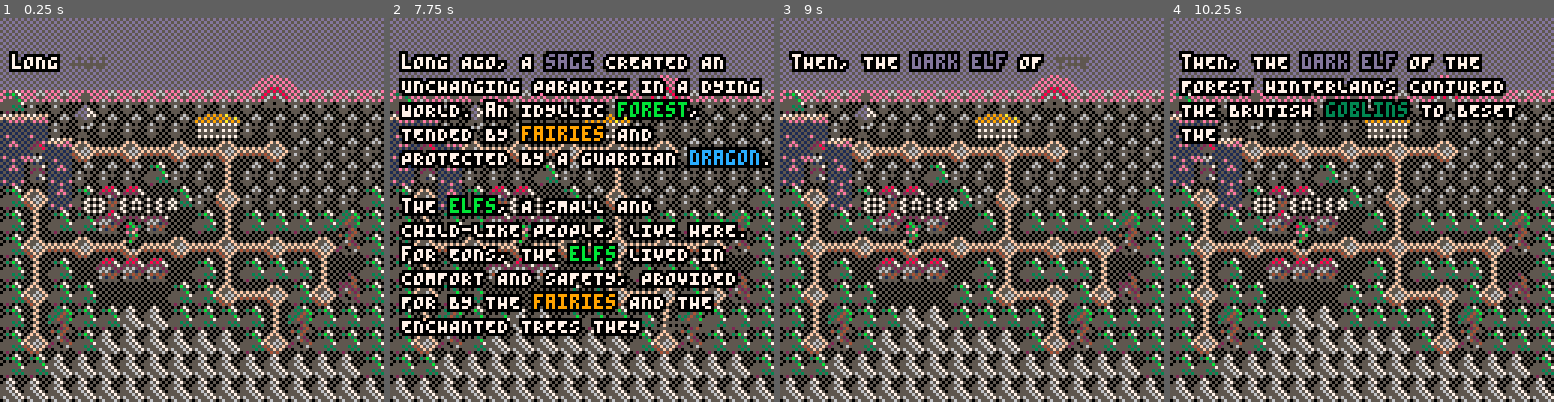
Above: before the commit, frames 1-4 (left to right).
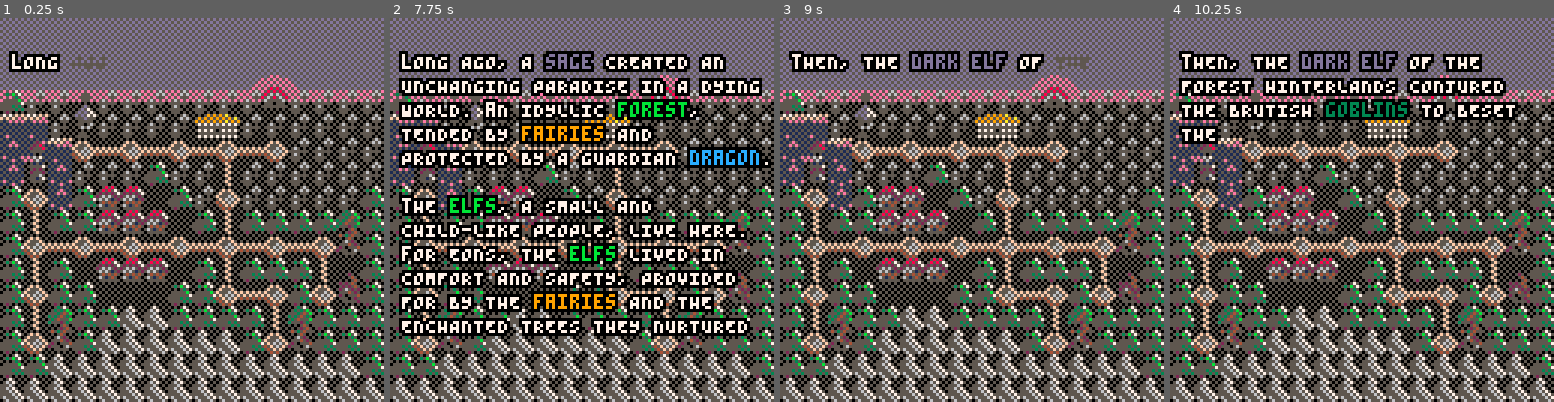
Above: after the commit, the same moments.

Repository: AddisonMink/pico8-prg
Game: PICO-8 cartridge main.p8
Same seed, same stepped clock (60 frames per second), same inputs: the game is played once before the commit and once after it.
Inputs:
- Up to frame 1 (0.25 s): no input
- Up to frame 2 (7.75 s): tap X (X key) at 0.33, 1.07, 1.85, 2.97, 4.08, 5.2, 6.32, 7.43 s; tap O (Z key) at 0.7, 1.7, 2.1, 2.5, 2.9, 3.3, 3.7, 4.1, 4.5, 4.9, 5.3, 5.7, 6.1, 6.5, 6.9, 7.3, 7.7 s; hold Right 1.6-2.1 s; hold Up 2.15-2.42 s; hold Right 2.47-3.03 s; hold Left 3.08-3.58 s; hold Down 3.63-3.97 s; hold Right 4.02-4.68 s; hold Up 4.73-5.03 s; hold Left 5.08-5.68 s; hold Down 5.73-6.03 s; hold Right 6.08-6.58 s; hold Right 6.63-7.13 s; hold Up 7.18-7.45 s; hold Right from 7.5 s (still down)
- Up to frame 3 (9 s): release Right at 8.07 s; tap O (Z key) at 8.1, 8.5, 8.9 s; hold Left 8.12-8.62 s; tap X (X key) at 8.55 s; hold Down from 8.67 s (still down)
- Up to frame 4 (10.25 s): release Down at 9 s; hold Right 9.05-9.72 s; tap O (Z key) at 9.3, 9.7, 10.1 s; tap X (X key) at 9.67 s; hold Up 9.77-10.07 s; hold Left from 10.12 s (still down)

The runs differ from the first frame. In frame 1, 0.7% of the frame differs, in the area x 8-86%, y 36-83%; in frame 2, 1.3%, in the area x 23-96%, y 43-83%; in frame 3, 0.7%; in frame 4, 0.7%.

Commit message:
move draw_map to draw util.

Diff:
--- a/draw_util.lua
+++ b/draw_util.lua
@@ -23,10 +23,10 @@
   end
 end
 
-function spr_outline(id, x, y,flip_x)
+function spr_outline(id, x, y, flip_x)
   tint_palette(0)
-  for x = x-1, x+1 do
-    for y = y-1, y+1 do
+  for x = x - 1, x + 1 do
+    for y = y - 1, y + 1 do
       spr(id, x, y, 1, 1, flip_x)
     end
   end
@@ -89,3 +89,12 @@
     end
   end
 end
+
+function draw_map()
+  rectfill(0, 0, 127, 27, 13)
+  rectfill(0, 24, 127, 27, 14)
+  circfill(91, 27, 8, 14)
+  circfill(91, 27, 4, 8)
+  rectfill(0, 28, 127, 127, 0)
+  map()
+end
--- a/game.lua
+++ b/game.lua
@@ -94,7 +94,7 @@
       local progress = (time() - state.t0) / fade_dur
       screen_fade_in(state.draw, progress)
     elseif state.opening then
-      overworld:draw()
+      draw_map()
       dither()
       state.opening:draw()
     elseif state.bad_ending then
--- a/overworld.lua
+++ b/overworld.lua
@@ -109,12 +109,7 @@
         or global.coord.dy < 0 and up_frames
         or global.coord.dy > 0 and down_frames
 
-    rectfill(0, 0, 127, 27, 13)
-    rectfill(0, 24, 127, 27, 14)
-    circfill(91, 27, 8, 14)
-    circfill(91, 27, 4, 8)
-    rectfill(0, 28, 127, 127, 0)
-    map()
+    draw_map()
 
     for tx = 0, 15 do
       for ty = 0, 15 do
